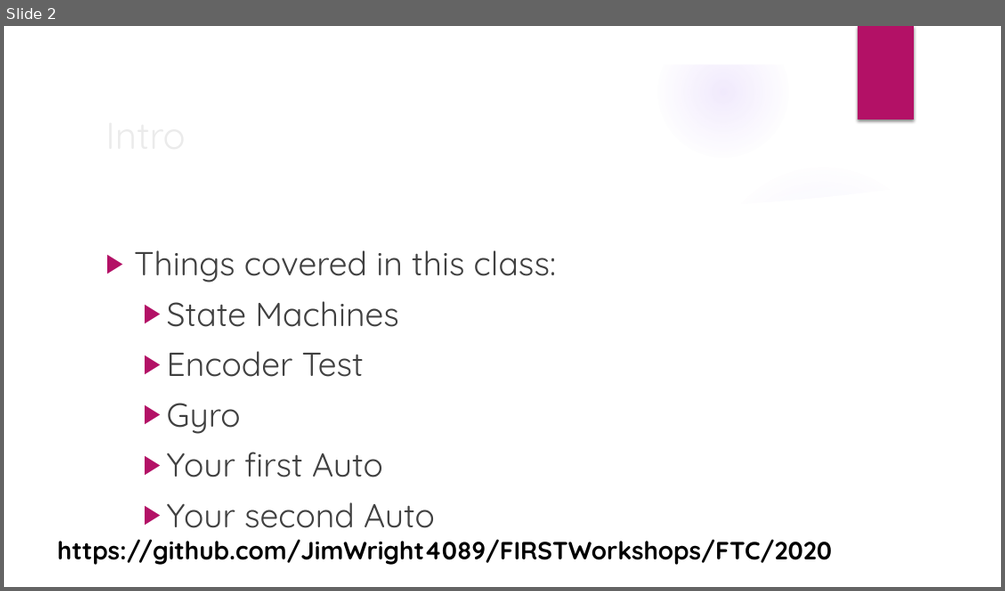
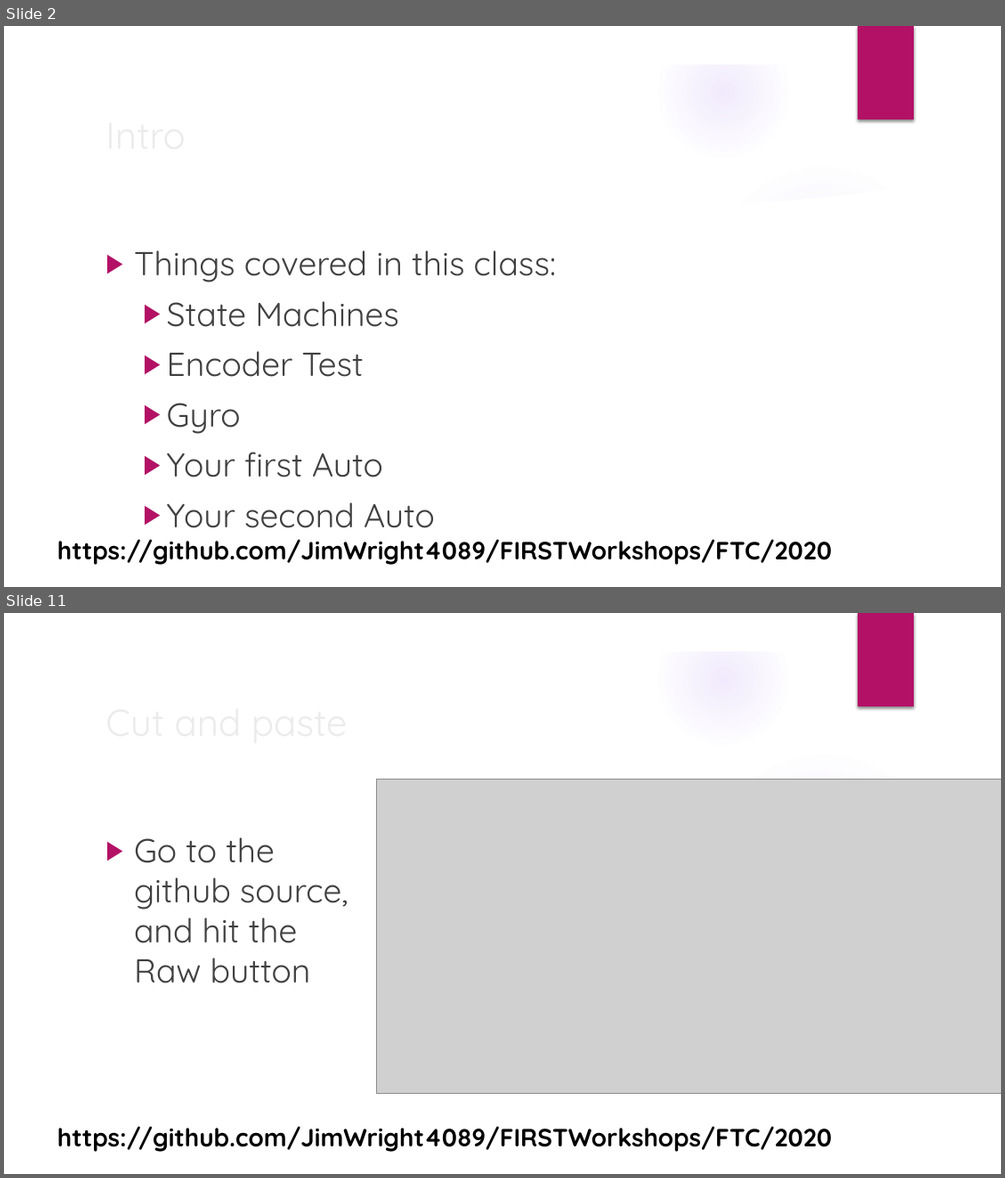
Before and after one commit to JimWright4089/FIRSTWorkshops, a slide deck: FTC/2020/All About Auto.pptx. Shown one above the other, each under a label of ours: slide 2 before the commit, slides 2 and 11 after it; the slides between them are not shown. The pictures are 1005x591 and 1005x1178 pixels, drawn with LibreOffice and Linux fonts; fonts in the diff are those of the drawing; grey boxes stand for pictures; background and template pictures are left out. Boxes give left, top, right and bottom in pixels: in the first picture for what was removed or moved away, otherwise in the second. Text is boxed around its words. In the diff, an @@ line names an element or a change of style, - is before the commit and + after.

```diff
--- a/FTC/2020/All About Auto.pptx
+++ b/FTC/2020/All About Auto.pptx
@@ slide 11 added at (x1=4, y1=613, x2=1001, y2=1174), background picture (left out); not listed: 9 template elements that a slide beside it also shows @@
@@ picture added at (x1=376, y1=779, x2=1001, y2=1094) @@
@@ text added at (x1=134, y1=837, x2=348, y2=983), 32 pt, text #404040 @@
+▶ Go to the github source, and hit the Raw button
@@ title added at (x1=134, y1=908, x2=194, y2=943), 36 pt, text #EBEBEB @@
+Cut and paste
@@ text added at (x1=57, y1=1126, x2=832, y2=1151), 24 pt, text #000000, bold @@
+https://github.com/JimWright4089/FIRSTWorkshops/FTC/2020
```
Also in this commit, not shown: 2 slides changed, 14 other slides added.
